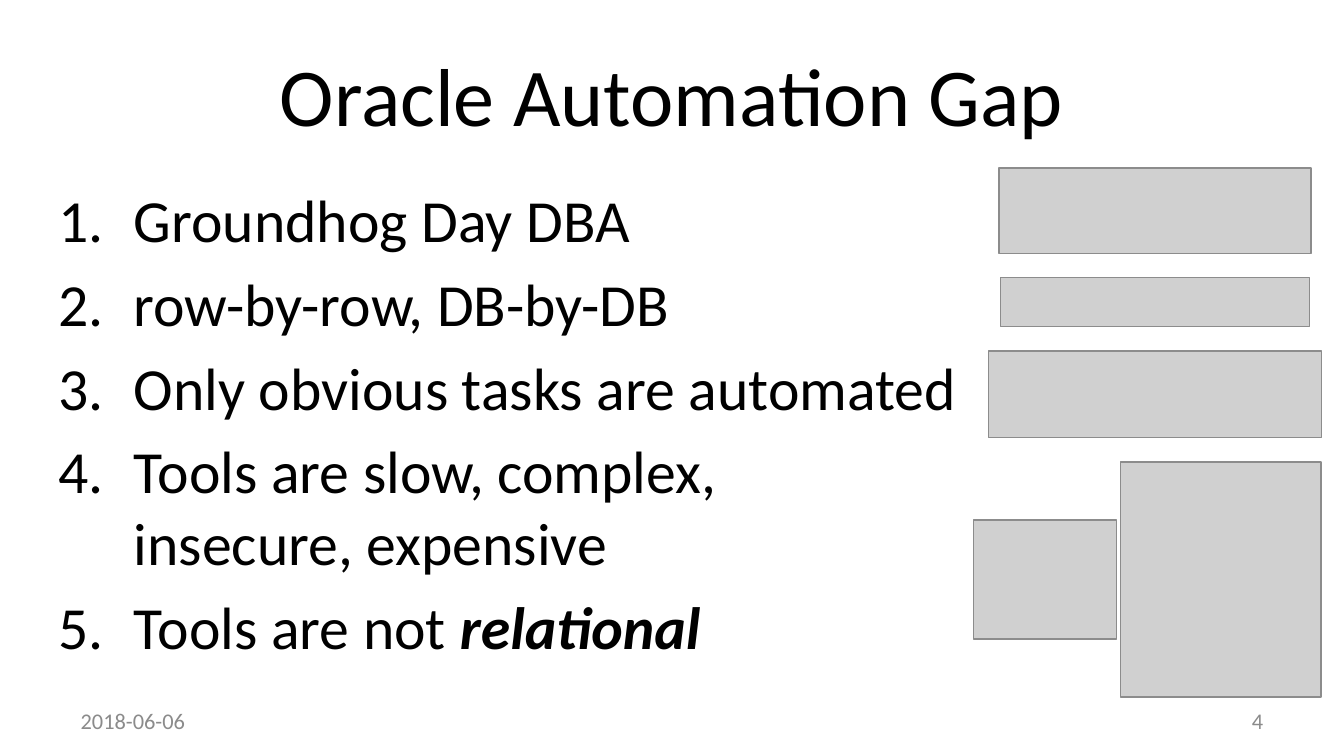
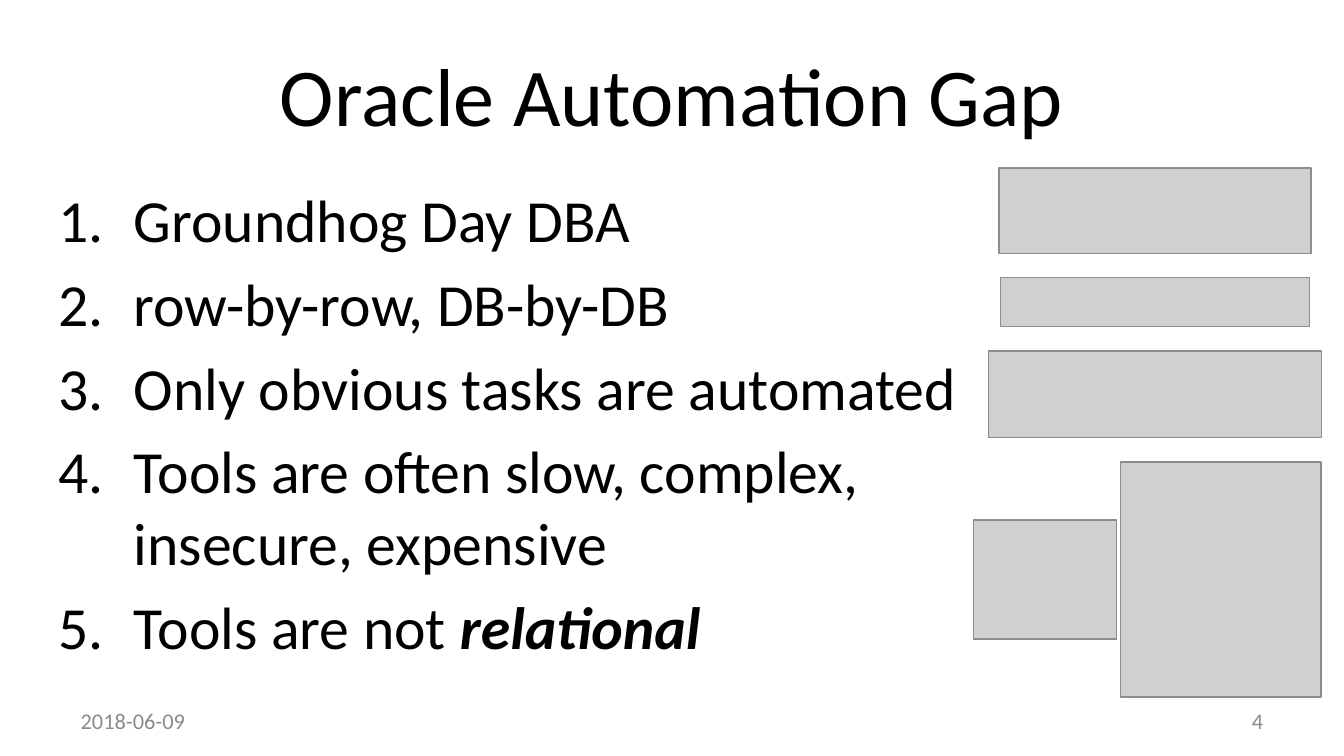
Before and after one commit to method5/method5.github.io, a slide deck: slide 4 of presentations/Method5.pptx. Drawn at 1344x756 pixels with LibreOffice and Linux fonts; fonts in the diff are those of the drawing; grey boxes stand for pictures; background and template pictures are left out. Boxes give left, top, right and bottom in pixels: in the first picture for what was removed or moved away, otherwise in the second. Text is boxed around its words. In the diff, an @@ line names an element or a change of style, - is before the commit and + after.

```diff
--- a/presentations/Method5.pptx
+++ b/presentations/Method5.pptx
@@ text at [134,451,859,575]: text changed @@
-4. Tools are slow, complex,
-   insecure, expensive
+4. Tools are often slow, complex,
+   insecure, expensive
@@ text at [81,714,185,729]: text changed @@
-2018-06-06
+2018-06-09
```
Also in this commit, not shown: 24 other slides changed, 1 slide added.
